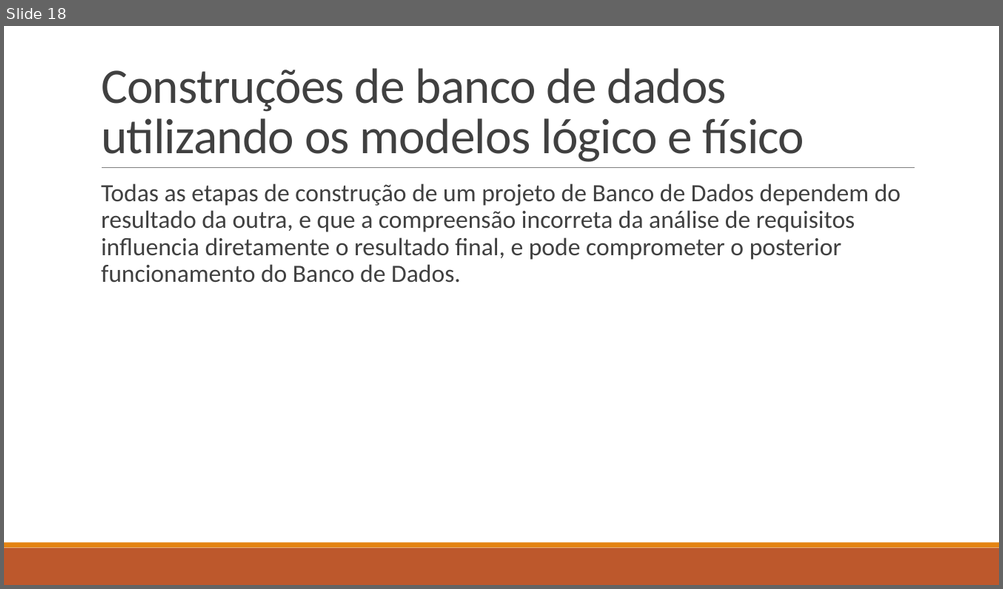
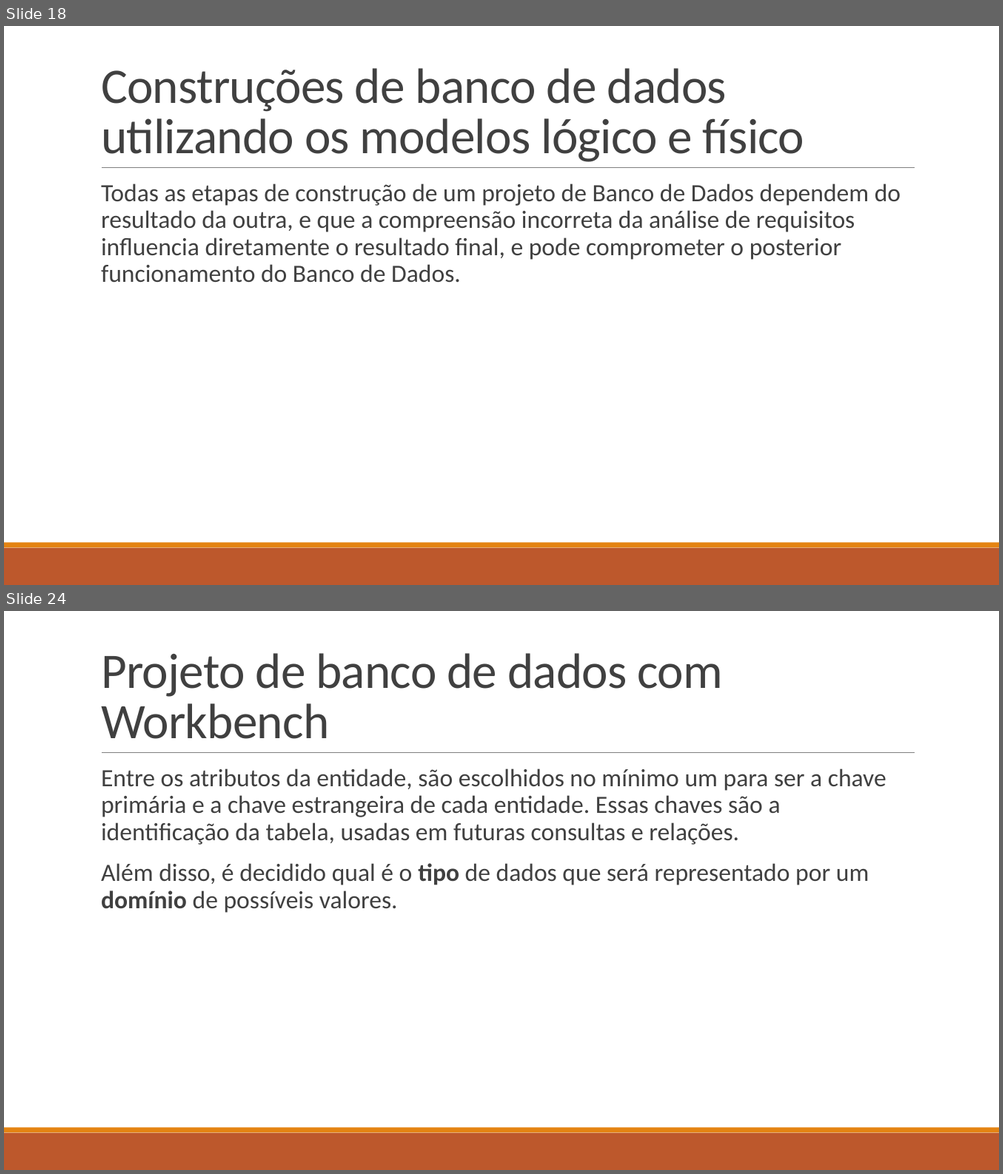
Before and after one commit to LucasHerculanoAmaro/Minhas-Aulas, a slide deck: Euripedes Simões de Paula/Banco de Dados/Aula 9/Projeto de Banco de Dados.pptx. Shown one above the other, each under a label of ours: slide 18 before the commit, slides 18 and 24 after it; the slides between them are not shown. The pictures are 1003x589 and 1003x1174 pixels, drawn with LibreOffice and Linux fonts; fonts in the diff are those of the drawing. Boxes give left, top, right and bottom in pixels: in the first picture for what was removed or moved away, otherwise in the second. Text is boxed around its words. In the diff, an @@ line names an element or a change of style, - is before the commit and + after.

Commit message:
atualizando a aula 9 de Banco de Dados

```diff
--- a/Euripedes Simões de Paula/Banco de Dados/Aula 9/Projeto de Banco de Dados.pptx
+++ b/Euripedes Simões de Paula/Banco de Dados/Aula 9/Projeto de Banco de Dados.pptx
@@ slide 24 added at (4, 611, 999, 1170), background #FFFFFF; not listed: 3 template elements that a slide beside it also shows @@
@@ title added at (101, 653, 722, 739), 48 pt, text #404040 @@
+Projeto de banco de dados com Workbench
@@ text added at (101, 769, 886, 913), 24 pt, text #404040 @@
+  Entre os atributos da entidade, são escolhidos no mínimo um para ser a chave primária e a chave estrangeira de cada entidade. Essas chaves são a identificação da tabela, usadas em futuras consultas e relações.
+  Além disso, é decidido qual é o tipo de dados que será representado por um domínio de possíveis valores.
```
Also in this commit, not shown: 7 other slides added, 2 other files.
